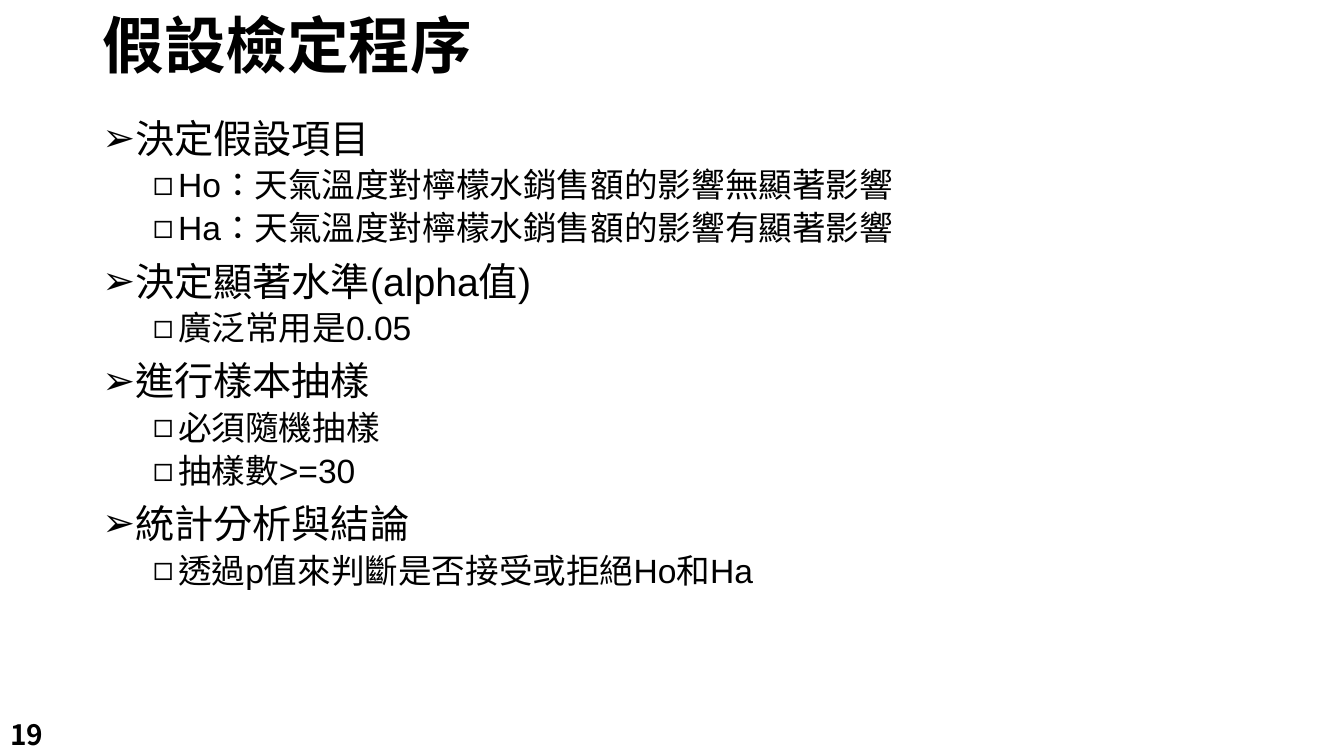
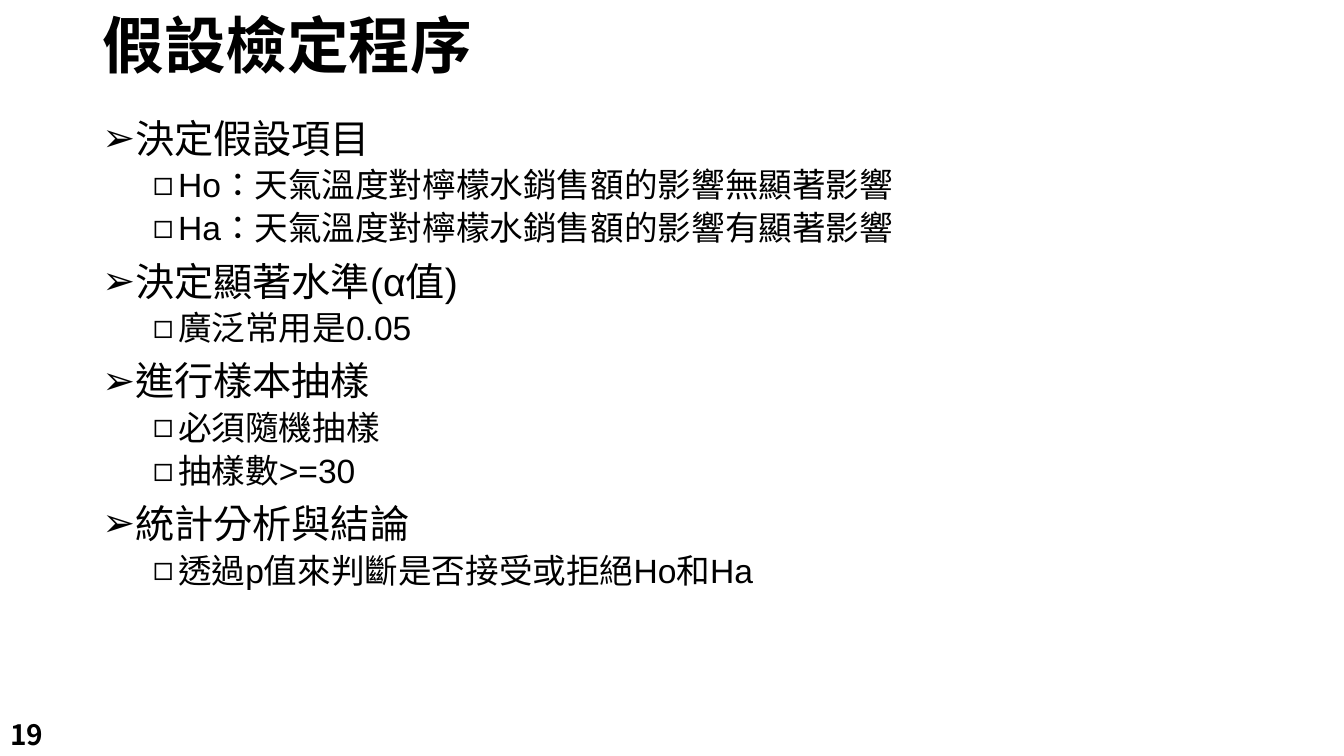
Before and after one commit to LeBronWilly/Basic_R_Language, a slide deck: slide 19 of R_Presentation.pptx. Drawn at 1344x756 pixels with LibreOffice and Linux fonts; fonts in the diff are those of the drawing; background and template pictures are left out. Boxes give left, top, right and bottom in pixels: in the first picture for what was removed or moved away, otherwise in the second. Text is boxed around its words. In the diff, an @@ line names an element or a change of style, - is before the commit and + after.

```diff
--- a/R_Presentation.pptx
+++ b/R_Presentation.pptx
@@ text at (135, 263, 458, 304): text changed @@
-➢ 決定顯著水準(alpha值)
+➢ 決定顯著水準(α值)
```
Also in this commit, not shown: 17 other slides changed, 2 other files.
